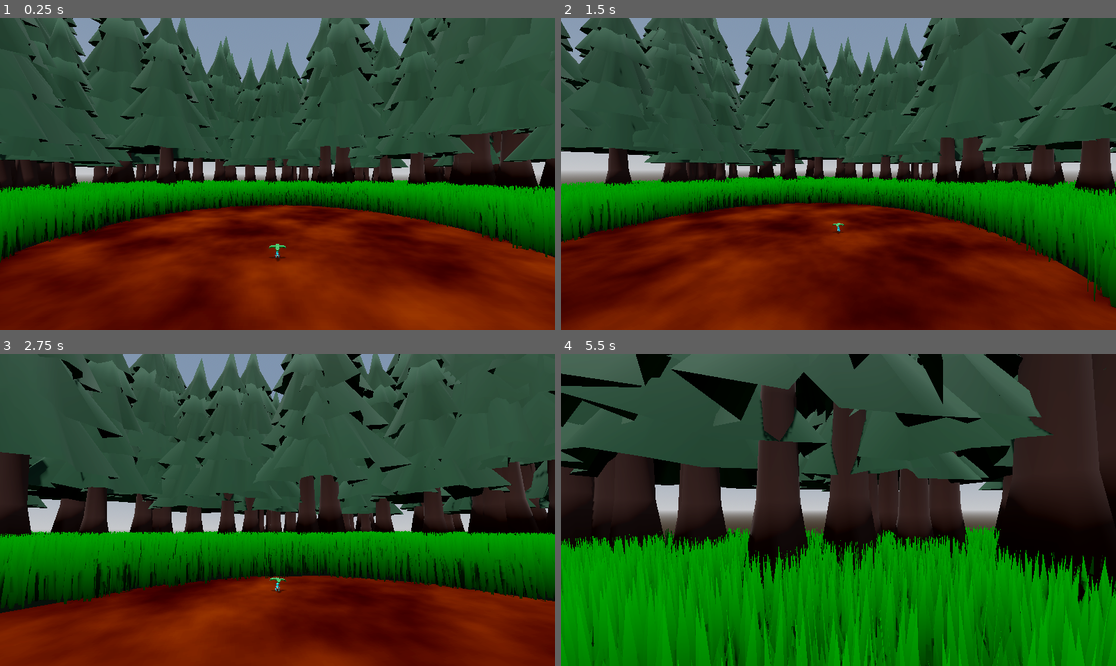
Above: before the commit, frames 1-4 (two rows, left to right).
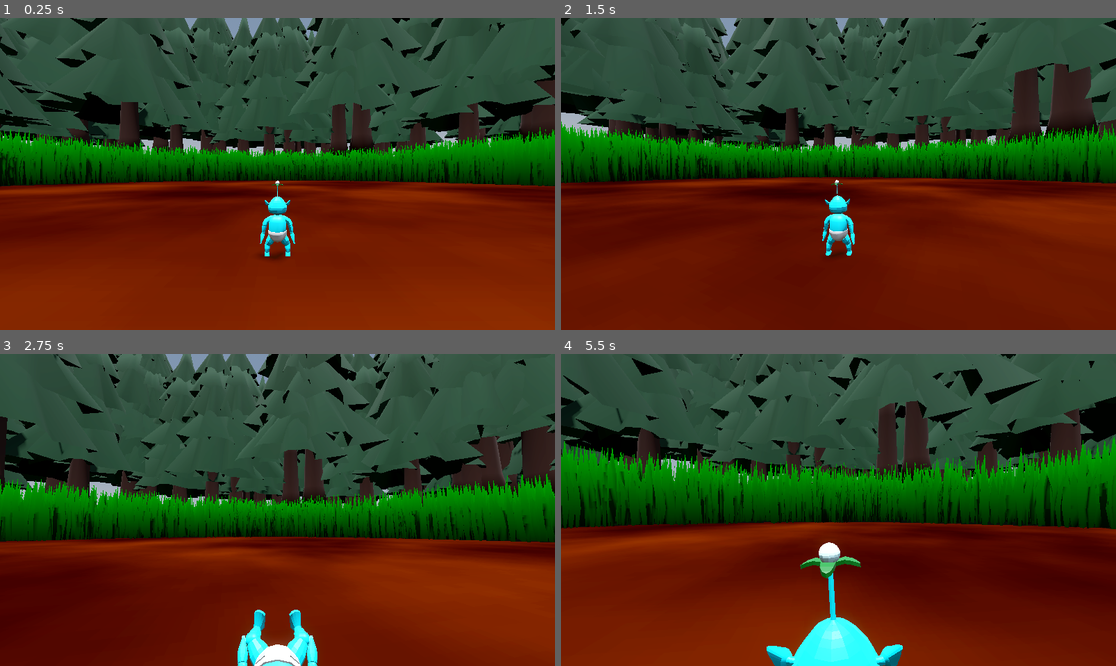
Above: after the commit, the same moments.

Repository: Mushroom-Queen/AlienBaby
Game: Godot game, scene res://level.tscn
Same seed, same stepped clock (60 frames per second), same inputs: the game is played once before the commit and once after it.
Inputs (mouse positions are in pixels of both pictures, inside the frame that each line leads up to):
- Up to frame 1 (0.25 s): no input
- Up to frame 2 (1.5 s): tap Enter (ui_accept) at 0.5, 0.77 s; move the mouse to (866, 174) at 0.52 s; hold Mouse wheel down (zoom_in) 0.53-1.28 s; hold W (forward) from 0.53 s (still down); tap Space (roll) at 0.6 s; move the mouse to (810, 174) at 1.27 s; tap Mouse wheel down (zoom_in) at 1.35 s
- Up to frame 3 (2.75 s): keep holding W (forward); tap Enter (ui_accept) at 1.52 s; tap Mouse wheel up (zoom_out) at 1.55 s; move the mouse to (288, 503) at 2.02 s; hold Mouse wheel up (zoom_out) from 2.03 s (still down); tap Space (roll) at 2.3 s
- Up to frame 4 (5.5 s): keep holding W (forward); move the mouse to (832, 516) at 2.77 s; release Mouse wheel up (zoom_out) at 2.78 s; click (832, 516) at 2.85 s; tap Enter (ui_accept) at 3.02, 3.77, 4.52 s; tap Mouse wheel down (zoom_in) at 3.05 s; move the mouse to (877, 513) at 3.52 s; hold Mouse wheel up (zoom_out) 3.53-4.28 s; tap Space (roll) at 3.6, 4.55 s; move the mouse to (794, 506) at 4.27 s; tap Middle mouse button (spin) at 4.35 s; move the mouse to (844, 510) at 5.02 s; hold Mouse wheel down (zoom_in) from 5.03 s (still down)

The runs differ from the first frame. In frame 1, 51% of the frame differs, in the area x 0-100%, y 0-100%; in frame 2, 51%; in frame 3, 56%; in frame 4, 81%.

Commit message:
Update scaling

Diff:
--- a/laser.gd
+++ b/laser.gd
@@ -8,7 +8,7 @@
 var world: Node
 var player: CharacterBody3D
 var camera: Camera3D
-const PROJECTILE_SPEED := 50.0
+const PROJECTILE_SPEED := 10.0
 const MAX_PROJECTILE_LIFETIME := 2.0
 const CHARGE_TIME := 0.5  # Time in seconds to charge the shot
 var current_bolt = null  # Track the active bolt
--- a/laser.tscn
+++ b/laser.tscn
@@ -3,16 +3,18 @@
 [ext_resource type="Script" path="res://laser.gd" id="1_xufwv"]
 
 [sub_resource type="SphereMesh" id="SphereMesh_d752j"]
-radius = 0.22
-height = 0.44
+radius = 0.022
+height = 0.044
 
 [sub_resource type="StandardMaterial3D" id="StandardMaterial3D_udhsm"]
-albedo_color = Color(1, 0, 0, 1)
+emission_enabled = true
+emission = Color(0, 1, 1, 1)
 
 [node name="laser" type="Node3D"]
 script = ExtResource("1_xufwv")
 
 [node name="RayCast3D" type="RayCast3D" parent="."]
+visible = false
 enabled = false
 target_position = Vector3(0, -1000, 0)
 
--- a/leaf.tscn
+++ b/leaf.tscn
@@ -3,3 +3,6 @@
 [ext_resource type="PackedScene" uid="uid://seiph0tdmsy7" path="res://leaf.glb" id="1_ijeim"]
 
 [node name="leaf" instance=ExtResource("1_ijeim")]
+
+[node name="leaf" parent="." index="0"]
+transform = Transform3D(0.1, 0, 0, 0, 0.1, 0, 0, 0, 0.1, 0, 0, 0)
--- a/player.gd
+++ b/player.gd
@@ -13,17 +13,17 @@
 @onready var leaf4 = $player/Armature/Skeleton3D/leafs/leaf4
 @onready var laser = $player/Armature/Skeleton3D/leafs/laser
 
-const ROLL_SPEED = 6.0
-const SPEED = 5.0
+const ROLL_SPEED = 1.6
+const SPEED = .5
 const LERP_VAL = .15
 const ROLL_ROTATION_SPEED = 10.0
-const ROLL_HEIGHT = 3
+const ROLL_HEIGHT = .3
 const SPIN_ROTATION_SPEED = 15.0
 const ROLL_DURATION = 0.6
 const CAMERA_LERP_SPEED = 0.1
-const SHOOTING_CAMERA_OFFSET = Vector3(1.5, 1.4, 0)
-const MIN_ZOOM = 1
-const MAX_ZOOM = 10
+const SHOOTING_CAMERA_OFFSET = Vector3(0, 0, -.05)
+const MIN_ZOOM = .1
+const MAX_ZOOM = 1
 
 enum ActionState {IDLE, WALK, ROLL, ATTACK, SPIN}
 
@@ -42,6 +42,7 @@
 var original_spring_arm_rotation: Vector3
 
 func _ready():
+	spring_arm.add_excluded_object(self)
 	Input.set_mouse_mode(Input.MOUSE_MODE_CAPTURED)
 	mesh.rotation = Vector3(0, -PI, 0)
 	initial_mesh_position = mesh.position
@@ -88,16 +89,16 @@
 		get_tree().quit()
 
 	if Input.is_action_pressed("zoom_in"):
-		if spring_arm.spring_length +.5 > MAX_ZOOM:
+		if spring_arm.spring_length +.1 > MAX_ZOOM:
 			spring_arm.spring_length = MAX_ZOOM
 		else:
-			spring_arm.spring_length += .5
+			spring_arm.spring_length += .1
 
 	if Input.is_action_pressed("zoom_out"):
-		if spring_arm.spring_length -.5 < MIN_ZOOM:
+		if spring_arm.spring_length -.1 < MIN_ZOOM:
 			spring_arm.spring_length = MIN_ZOOM
 		else:
-			spring_arm.spring_length -= .5
+			spring_arm.spring_length -= .1
 
 	if Input.is_action_just_pressed("spin") and action_state != ActionState.ROLL:
 		action_state = ActionState.SPIN
--- a/player.tscn
+++ b/player.tscn
@@ -6,8 +6,9 @@
 [ext_resource type="PackedScene" uid="uid://bdd5yetvu57ol" path="res://laser.tscn" id="4_ob358"]
 
 [sub_resource type="CapsuleShape3D" id="CapsuleShape3D_xn0j4"]
-radius = 0.53
-height = 3.11
+margin = 0.004
+radius = 0.053
+height = 0.311
 
 [sub_resource type="AnimationNodeAnimation" id="AnimationNodeAnimation_fsp8r"]
 animation = &"spin"
@@ -24,7 +25,7 @@
 [sub_resource type="AnimationNodeOneShot" id="AnimationNodeOneShot_pupl6"]
 
 [sub_resource type="AnimationNodeAnimation" id="AnimationNodeAnimation_yohm8"]
-animation = &"roll2"
+animation = &"roll"
 
 [sub_resource type="AnimationNodeBlend2" id="AnimationNodeBlend2_eyc5m"]
 filter_enabled = true
@@ -75,7 +76,7 @@
 script = ExtResource("1_1k1m1")
 
 [node name="CollisionShape3D" type="CollisionShape3D" parent="."]
-transform = Transform3D(1, 0, 0, 0, 1, 0, 0, 0, 1, 0, 0.815, 0)
+transform = Transform3D(1, 0, 0, 0, 1, 0, 0, 0, 1, 0, -0.597, 0)
 shape = SubResource("CapsuleShape3D_xn0j4")
 
 [node name="player" parent="." instance=ExtResource("2_do2bg")]
@@ -83,42 +84,43 @@
 
 [node name="Skeleton3D" parent="player/Armature" index="0"]
 transform = Transform3D(-1, 0, -8.74228e-08, 0, 1, 0, 8.74228e-08, 0, -1, 0, 0, 0)
-bones/0/position = Vector3(0.0559927, 1.93497, 0.0559927)
-bones/0/rotation = Quaternion(-2.98023e-08, 1.19209e-07, 1.05879e-22, 1)
-bones/1/rotation = Quaternion(-0.000340956, -6.38471e-06, 0.0388728, 0.999244)
-bones/2/rotation = Quaternion(0.000340939, -6.91616e-06, -0.000231824, 1)
-bones/3/rotation = Quaternion(-2.91033e-11, -2.58047e-17, 5.49258e-12, 1)
-bones/5/position = Vector3(0.738666, 2.49247, 1.76112e-07)
-bones/5/rotation = Quaternion(-0.629355, -0.17578, 0.68491, -0.322355)
-bones/6/rotation = Quaternion(0.287239, -1.65125e-07, -1.36702e-07, 0.957859)
+bones/0/position = Vector3(0, 0.1682, 0)
+bones/0/rotation = Quaternion(0, -0.087101, 0, 0.996199)
+bones/1/rotation = Quaternion(-0.000339884, 2.74676e-05, -0.0604386, 0.998172)
+bones/2/rotation = Quaternion(0.000340939, -6.91616e-06, -0.000231822, 1)
+bones/3/rotation = Quaternion(3.64557e-23, -1.59801e-22, 5.49072e-12, 1)
+bones/5/position = Vector3(0.0642403, 0.216765, 1.53161e-08)
+bones/5/rotation = Quaternion(0.621723, 0.159875, -0.688796, 0.33684)
+bones/6/rotation = Quaternion(0.287239, -1.65125e-07, -1.36703e-07, 0.957859)
 bones/6/scale = Vector3(1, 1, 1)
-bones/7/position = Vector3(0.61468, 0.208478, 0.0172493)
-bones/7/rotation = Quaternion(0.0419438, 0.129539, 0.9657, -0.221097)
+bones/7/position = Vector3(0.0559364, 0.0181487, -0.000727577)
+bones/7/rotation = Quaternion(0.144446, 0.0247052, 0.970702, -0.190426)
 bones/7/scale = Vector3(0.999999, 1, 1)
-bones/8/rotation = Quaternion(-0.250871, 0.113004, -0.160798, 0.94786)
+bones/8/rotation = Quaternion(-0.0943182, 0.0773725, -0.0682303, 0.990183)
 bones/8/scale = Vector3(1, 1, 1)
-bones/9/rotation = Quaternion(0.687905, -0.0631415, -0.0296677, 0.72244)
+bones/9/rotation = Quaternion(0.627875, -0.0708852, -0.0957055, 0.769148)
 bones/9/scale = Vector3(1, 1, 1)
-bones/10/position = Vector3(-0.738665, 2.49247, -1.76112e-07)
-bones/10/rotation = Quaternion(0.675674, -0.291749, 0.644114, 0.20848)
-bones/10/scale = Vector3(1, 1, 1)
+bones/10/position = Vector3(-0.0642403, 0.216765, -1.53161e-08)
+bones/10/rotation = Quaternion(0.686367, -0.327647, 0.626616, 0.170002)
 bones/11/rotation = Quaternion(0.287239, 1.63435e-07, 1.31067e-07, 0.957859)
 bones/11/scale = Vector3(1, 1, 1)
-bones/12/position = Vector3(-0.646431, 0.19582, 0.0196889)
-bones/12/rotation = Quaternion(-0.00981187, 0.363646, 0.885146, 0.29014)
+bones/12/position = Vector3(-0.0562189, 0.0170301, 0.00171231)
+bones/12/rotation = Quaternion(0.0611941, 0.397854, 0.888753, 0.219286)
 bones/12/scale = Vector3(1, 1, 1)
-bones/13/rotation = Quaternion(-0.398443, -0.108342, 0.259387, 0.873054)
-bones/14/rotation = Quaternion(0.631265, 0.0894844, 0.0119873, 0.770294)
+bones/13/rotation = Quaternion(-0.292802, -0.0790959, 0.212479, 0.928904)
+bones/14/rotation = Quaternion(0.519194, 0.0926182, 0.0240561, 0.849282)
 bones/14/scale = Vector3(1, 1, 1)
+bones/15/position = Vector3(0.102575, 0.112612, 0.259392)
 bones/15/scale = Vector3(1, 1, 1)
-bones/16/position = Vector3(1.20214, 0.436349, 0.045941)
+bones/16/position = Vector3(0.104547, 0.0329623, 0.00439737)
 bones/16/rotation = Quaternion(-0.00875622, 0.70983, -0.704263, 0.00882544)
+bones/17/position = Vector3(-0.102575, 0.112612, 0.259392)
 bones/17/scale = Vector3(1, 1, 1)
-bones/18/position = Vector3(-1.20214, 0.683456, 0.572697)
+bones/18/position = Vector3(-0.104547, 0.0585166, 0.0591574)
 bones/18/rotation = Quaternion(0.00875622, 0.70983, -0.704263, -0.00882544)
 
 [node name="leafs" type="BoneAttachment3D" parent="player/Armature/Skeleton3D" index="20"]
-transform = Transform3D(0.997014, -0.0772247, 1.37824e-05, 0.0772247, 0.997014, 1.12679e-06, -1.38283e-05, -5.9139e-08, 1, -0.192857, 7.99963, 0.0546986)
+transform = Transform3D(0.977579, 0.119279, -0.173527, -0.121116, 0.992638, -1.67419e-06, 0.172249, 0.0210186, 0.984829, 0.0332545, 0.694425, 0.00574565)
 bone_name = "leafs"
 bone_idx = 4
 
@@ -136,10 +138,10 @@
 [node name="laser" parent="player/Armature/Skeleton3D/leafs" instance=ExtResource("4_ob358")]
 
 [node name="SpringArmPivot" type="Node3D" parent="."]
+transform = Transform3D(1, 0, 0, 0, 1, 0, 0, 0, 1, 0, -0.598539, 0)
 
 [node name="SpringArm3D" type="SpringArm3D" parent="SpringArmPivot"]
-transform = Transform3D(1, 0, 0, 0, 1, 0, 0, 0, 1, 0, 1.9, 0)
-spring_length = 7.0
+margin = 0.001
 
 [node name="Camera3D" type="Camera3D" parent="SpringArmPivot/SpringArm3D"]
 
